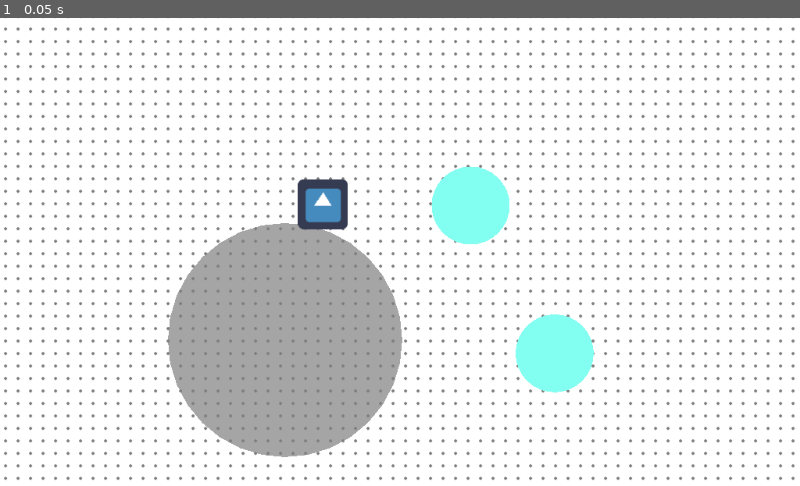
Above: before the commit, frame 1.
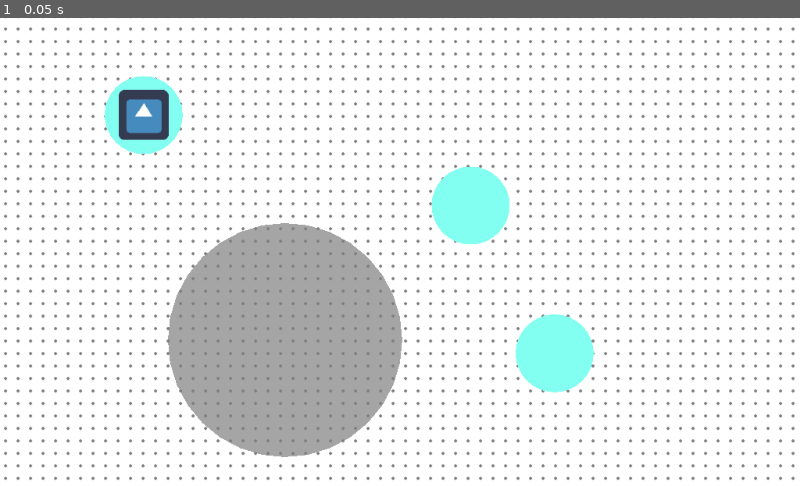
Above: after the commit, the same moment.

Repository: BaseCrusher/sdent_project
Game: Godot game, scene res://Levels/Level1.tscn
The game is run twice, just before and just after one commit, with the same random seed, the same clock (stepped at 60 frames per second) and the same inputs. This scene is started directly instead of the project's main scene. The engine's default icon, where the game draws it, is replaced by a stand-in: a white triangle on a blue panel in a dark square.
Inputs:
- Up to frame 1 (0.05 s): no input

The runs differ from the first frame. In frame 1, 1.9% of the frame differs, in the area x 13-44%, y 12-46%.

Commit message:
added start plate

Diff:
--- a/GameObjects/Character/character.gd
+++ b/GameObjects/Character/character.gd
@@ -24,6 +24,9 @@
 
 # Called when the node enters the scene tree for the first time.
 func _ready():
+	var start_plate = get_tree().get_root().find_node("StartPlate", true, false)
+	if start_plate != null:
+		global_position = start_plate.global_position
 	start_position = global_position
 	pass # Replace with function body.
 
--- /dev/null
+++ b/GameObjects/JumpPlates/StartPlate.tscn
@@ -0,0 +1,7 @@
+[gd_scene load_steps=2 format=2]
+
+[ext_resource path="res://GameObjects/JumpPlates/JumpPlate.tscn" type="PackedScene" id=1]
+
+[node name="StartPlate" type="Node2D"]
+
+[node name="JumpPlate" parent="." instance=ExtResource( 1 )]
--- a/Levels/Level1.tscn
+++ b/Levels/Level1.tscn
@@ -1,13 +1,18 @@
-[gd_scene load_steps=4 format=2]
+[gd_scene load_steps=5 format=2]
 
 [ext_resource path="res://Levels/AbstractLevel.tscn" type="PackedScene" id=1]
 [ext_resource path="res://GameObjects/JumpPlates/JumpPlate.tscn" type="PackedScene" id=2]
 [ext_resource path="res://GameObjects/GravityFields/GarvityField/blackhole.tscn" type="PackedScene" id=3]
+[ext_resource path="res://GameObjects/JumpPlates/StartPlate.tscn" type="PackedScene" id=4]
 
 [node name="Level1" type="Node"]
 
 [node name="AbstractLevel" parent="." instance=ExtResource( 1 )]
 position = Vector2( -22.1228, -20.6399 )
+z_index = -1
+
+[node name="StartPlate" parent="." instance=ExtResource( 4 )]
+position = Vector2( 183.848, 124.451 )
 
 [node name="JumpPlate" parent="." instance=ExtResource( 2 )]
 position = Vector2( 602.455, 240.416 )
